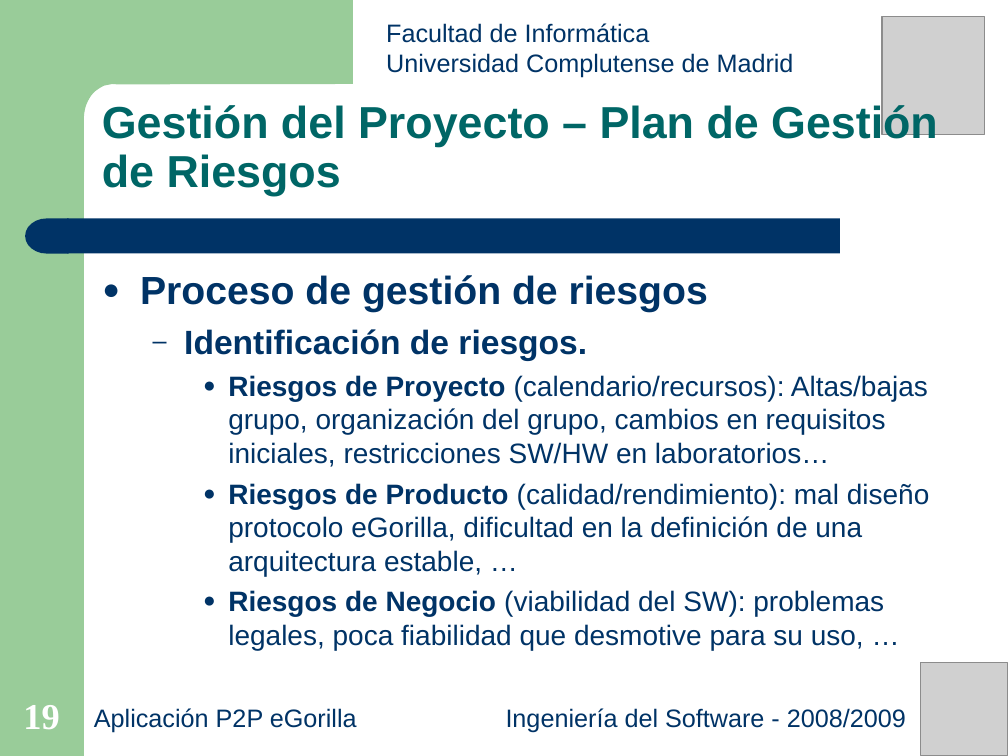
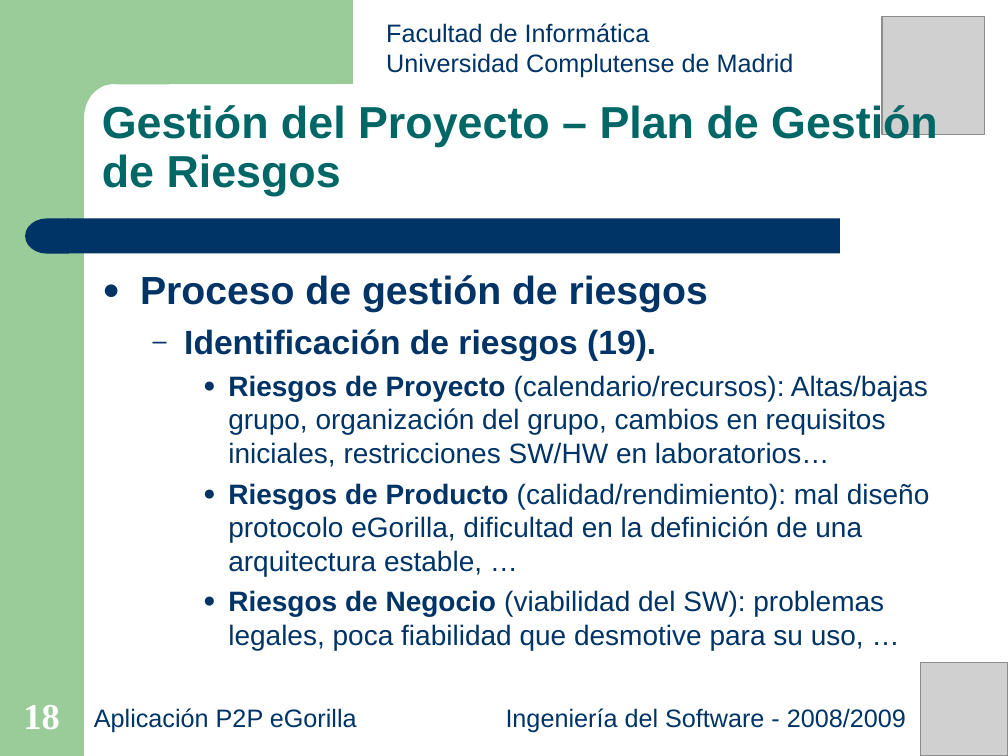
Before and after one commit to munsuri/egorilla, a slide deck: slide 18 of doc/presentaciones/Presentacion_27-05-2009.ppt (slide 19 before the commit). Drawn at 1008x756 pixels with LibreOffice and Linux fonts; fonts in the diff are those of the drawing; grey boxes stand for pictures. Boxes give left, top, right and bottom in pixels: in the first picture for what was removed or moved away, otherwise in the second. Text is boxed around its words. In the diff, an @@ line names an element or a change of style, - is before the commit and + after.

```diff
--- a/doc/presentaciones/Presentacion_27-05-2009.ppt
+++ b/doc/presentaciones/Presentacion_27-05-2009.ppt
@@ text at [184, 329, 656, 361]: text changed @@
-  – Identificación de riesgos.
+  – Identificación de riesgos (19).
@@ page number at [23, 705, 59, 729]: text changed @@
-19
+18
```
Also in this commit, not shown: 2 other slides changed, 1 slide removed.
